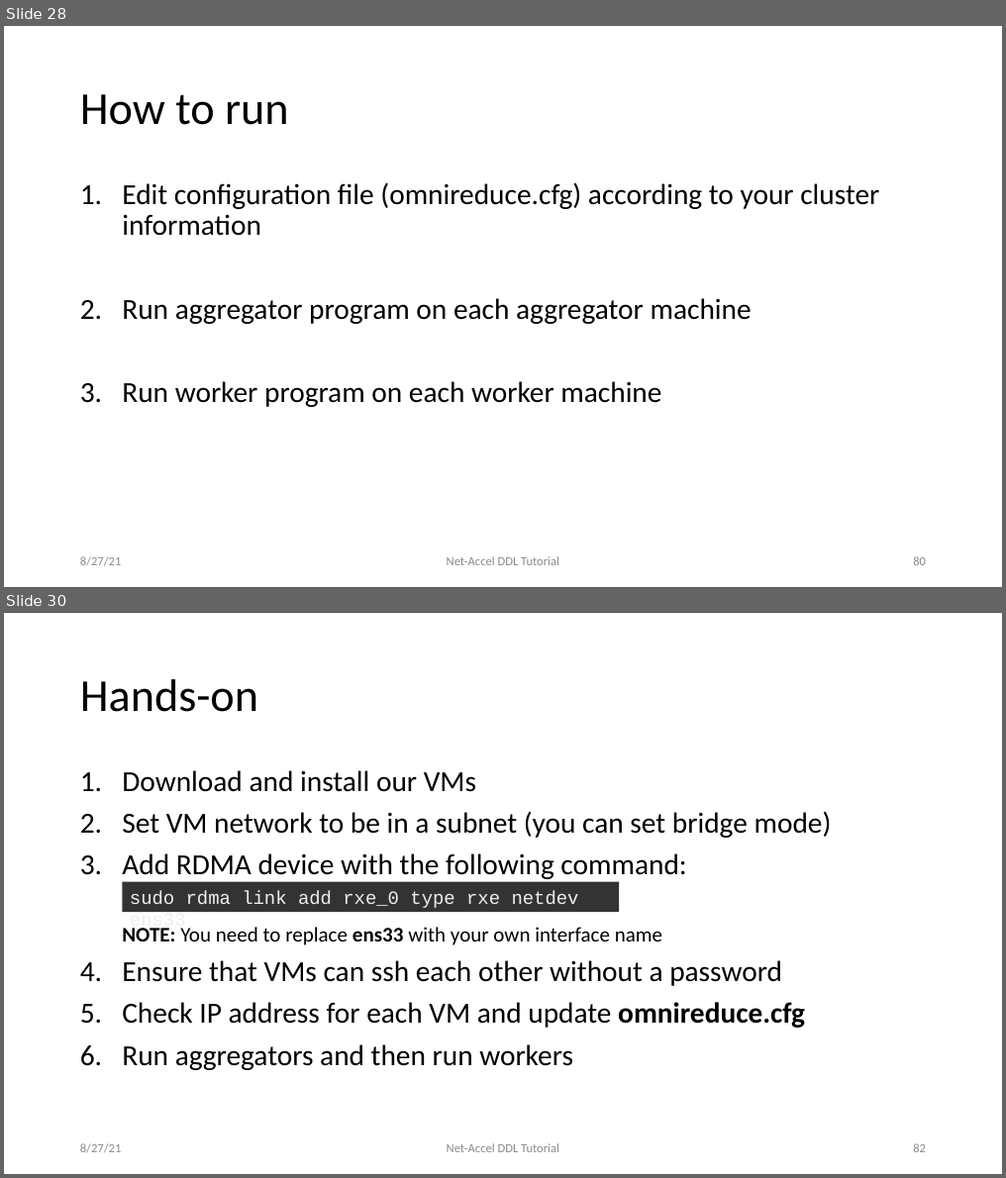
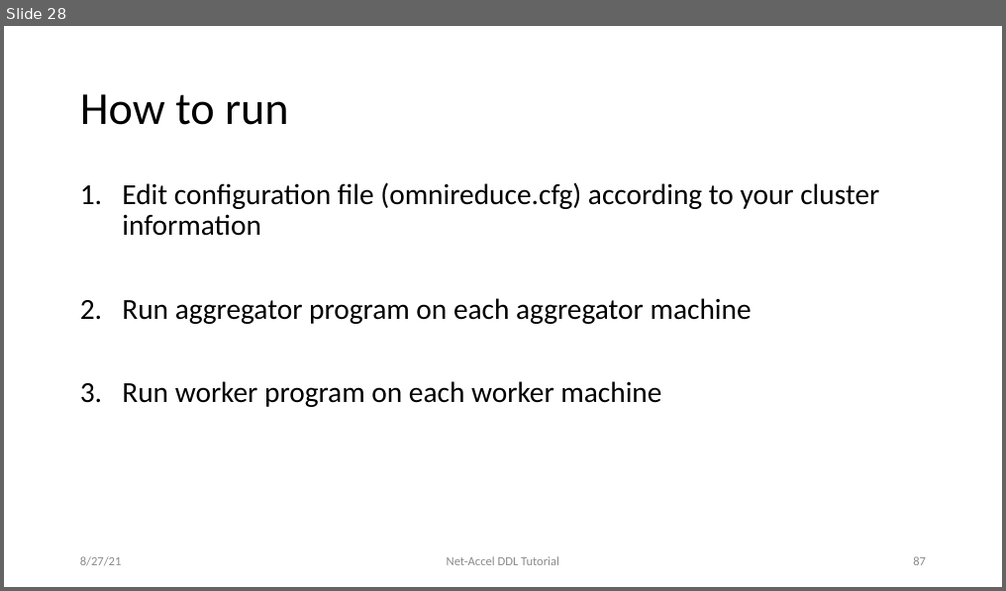
Before and after one commit to sands-lab/net-accel-dl-tutorial-sigcomm21, a slide deck: 3-omnireduce.pptx. Shown one above the other, each under a label of ours: slides 28 and 30 before the commit, slide 28 after it; the slides between them are not shown. The pictures are 1006x1178 and 1006x591 pixels, drawn with LibreOffice and Linux fonts; fonts in the diff are those of the drawing. Boxes give left, top, right and bottom in pixels: in the first picture for what was removed or moved away, otherwise in the second. Text is boxed around its words. In the diff, an @@ line names an element or a change of style, - is before the commit and + after.

```diff
--- a/3-omnireduce.pptx
+++ b/3-omnireduce.pptx
@@ slide 30 removed at <box>4,613,1002,1174</box>, background #FFFFFF @@
@@ title removed at <box>80,679,258,712</box> @@
-Hands-on
@@ text removed at <box>122,770,832,1070</box> @@
-1. Download and install our VMs
-2. Set VM network to be in a subnet (you can set bridge mode)
-3. Add RDMA device with the following command:
-  NOTE: You need to replace ens33 with your own interface name
-4. Ensure that VMs can ssh each other without a password
-5. Check IP address for each VM and update omnireduce.cfg
-6. Run aggregators and then run workers
@@ rectangle removed at <box>122,881,620,912</box> @@
-sudo rdma link add rxe_0 type rxe netdev ens33
@@ text removed at <box>80,1144,122,1154</box> @@
-8/27/21
@@ text removed at <box>447,1144,559,1153</box> @@
-Net-Accel DDL Tutorial
@@ page number removed at <box>913,1144,926,1153</box> @@
-82
@@ page number at <box>913,557,926,566</box>: text changed @@
-80
+87
```
Also in this commit, not shown: 8 slides changed, 2 other files.
